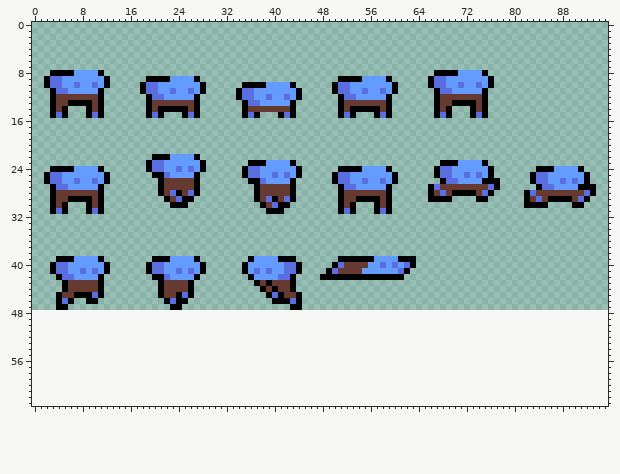
Pixel-art file -- Asset/Player/player_sprite_sheet.aseprite. Above, as it was before the edit.
96x48 pixels, 1 frame. The old version is drawn lined up with the new one, on the new canvas.
Now the later version:
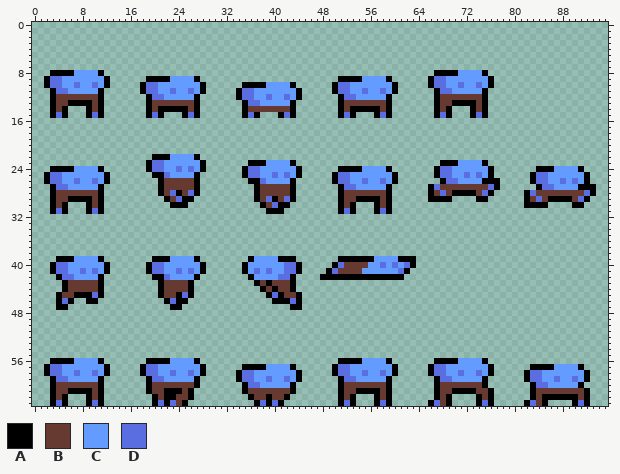
Palette (. is transparent): A #000000  B #663931  C #639bff  D #5b6ee1
Changes in this commit:
canvas 96x48 -> 96x64
There is now colour A in row 56 at x 3 to 6, 11, 19 to 22, 27, 51 to 54, 59, 67 to 70 and 75; in row 57 at x 2, 12, 18, 28, 35 to 38, 43, 50, 60, 66, 76, 83 to 86 and 91; in row 58 at x 2, 12, 18, 28, 34, 44, 50, 60, 66, 76, 82 and 92; in row 59 at x 3, 11, 19, 27, 34, 44, 51, 59, 67, 75, 82 and 92; in row 60 at x 3, 11, 19, 27, 35, 43, 51, 59, 67, 75, 83 and 91; in row 61 at x 3, 6 to 9, 11, 19, 22 to 24, 26, 35, 43, 51, 54 to 57, 59, 67, 70 to 73, 76, 83 and 92.
There is now colour A in row 62 at x 3, 5, 9, 11, 20, 22 to 23, 26, 36, 39, 42, 51, 53, 57, 59, 67, 69, 74, 76, 83, 85 to 90 and 92; in row 63 at x 3, 5, 9, 11, 20, 22, 25, 37, 39, 41, 51, 53, 57, 59, 66, 69, 74, 76, 82, 85, 90 and 92.
There is now colour B in row 60 at x 4 to 10, 20 to 26, 52 to 58 and 68 to 74; in row 61 at x 4 to 5, 10, 20 to 21, 25, 36 to 42, 52 to 53, 58, 68 to 69, 74 to 75 and 84 to 91; in row 62 at x 4, 10, 21, 24 to 25, 37 to 38, 40 to 41, 52, 58, 68, 75, 84 and 91; in row 63 at x 24, 68 and 84.
There is now colour C in row 56 at x 7 to 10, 23 to 26, 55 to 58 and 71 to 74; in row 57 at x 5 to 11, 21 to 27, 39 to 42, 53 to 59, 69 to 75 and 87 to 90; in row 58 at x 5 to 6, 8 to 9, 11, 21 to 22, 24 to 25, 27, 37 to 43, 53 to 54, 56 to 57, 59, 69 to 70, 72 to 73, 75 and 85 to 91; in row 59 at x 6 to 10, 22 to 26, 37 to 38, 40 to 41, 43, 54 to 58, 70 to 74, 85 to 86, 88 to 89 and 91; in row 60 at x 38 to 42 and 86 to 90.
There is now colour D in row 57 at x 3 to 4, 19 to 20, 51 to 52 and 67 to 68; in row 58 at x 3 to 4, 7, 10, 19 to 20, 23, 26, 35 to 36, 51 to 52, 55, 58, 67 to 68, 71, 74 and 83 to 84; in row 59 at x 4 to 5, 20 to 21, 35 to 36, 39, 42, 52 to 53, 68 to 69, 83 to 84, 87 and 90; in row 60 at x 36 to 37 and 84 to 85; in row 63 at x 4, 10, 21, 23, 38, 40, 52, 58, 67, 75, 83 and 91.
